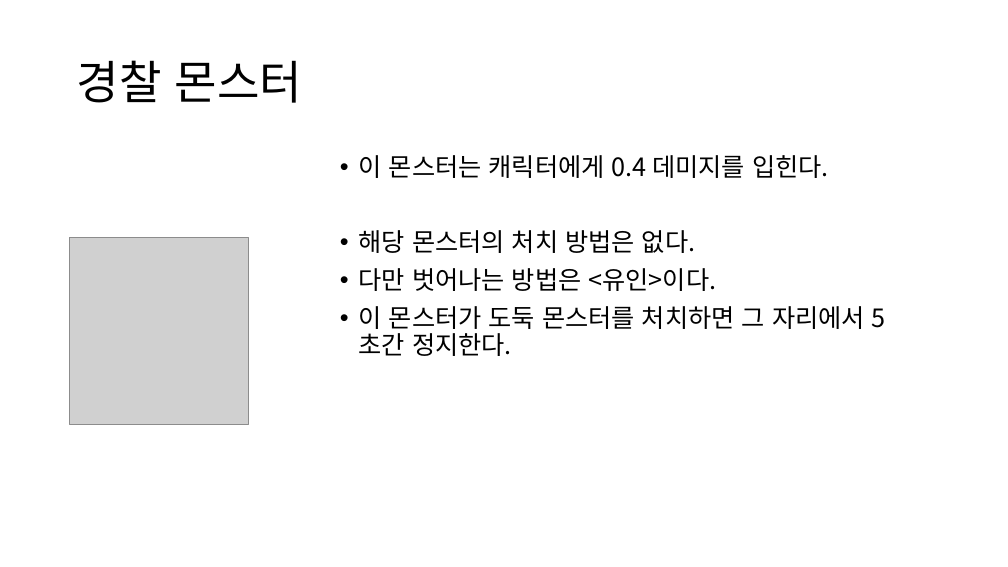
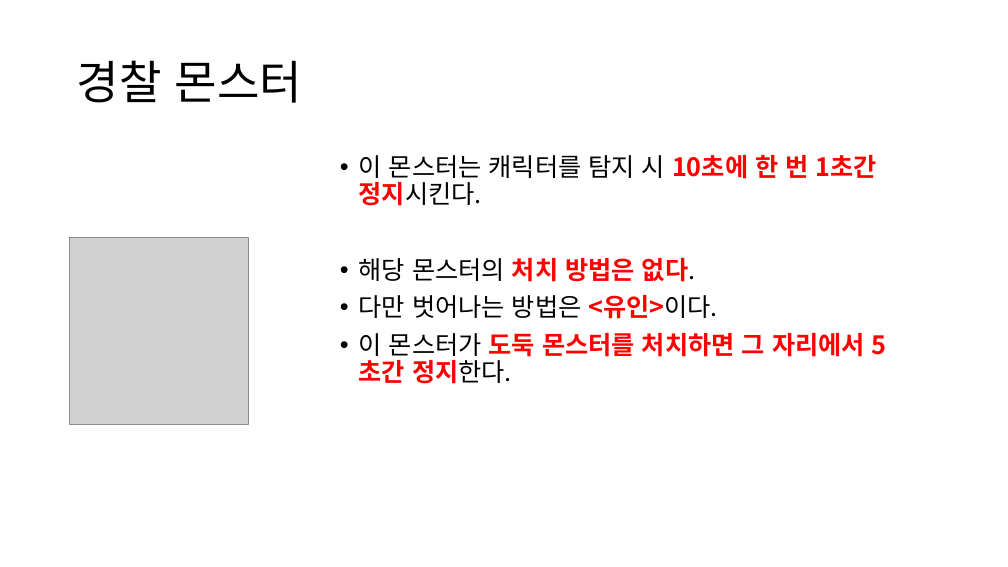
Before and after one commit to yimgunho/Witch_of_Time, a slide deck: slide 6 of 시간의 마녀_몬스터 기획.pptx. Drawn at 1008x567 pixels with LibreOffice and Linux fonts; fonts in the diff are those of the drawing; grey boxes stand for pictures. Boxes give left, top, right and bottom in pixels: in the first picture for what was removed or moved away, otherwise in the second. Text is boxed around its words. In the diff, an @@ line names an element or a change of style, - is before the commit and + after.

Commit message:
몬스터 기획 2

```diff
--- a/시간의 마녀_몬스터 기획.pptx
+++ b/시간의 마녀_몬스터 기획.pptx
@@ text at <box>359,155,877,206</box>: text changed @@
-• 이 몬스터는 캐릭터에게 0.4 데미지를 입힌다.
+• 이 몬스터는 캐릭터를 탐지 시 10초에 한 번 1초간 정지시킨다.
@@ text at <box>359,258,865,384</box>: text colour #000000 to #FF0000, bold on in "처치 방법은 없다.", "<유인>이다.", "도둑 몬스터를 처치하면 그 자리에서 5초간 정지한다." @@
```
Also in this commit, not shown: 4 other slides changed, 2 slides added.
